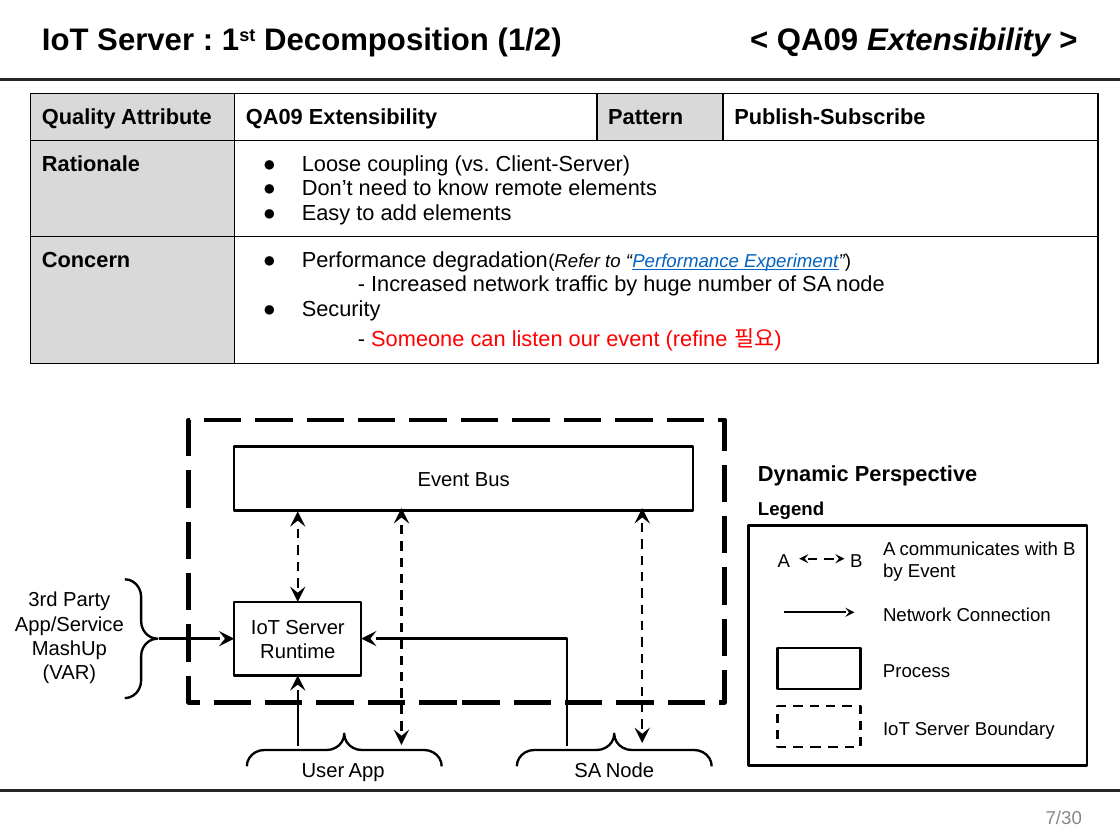
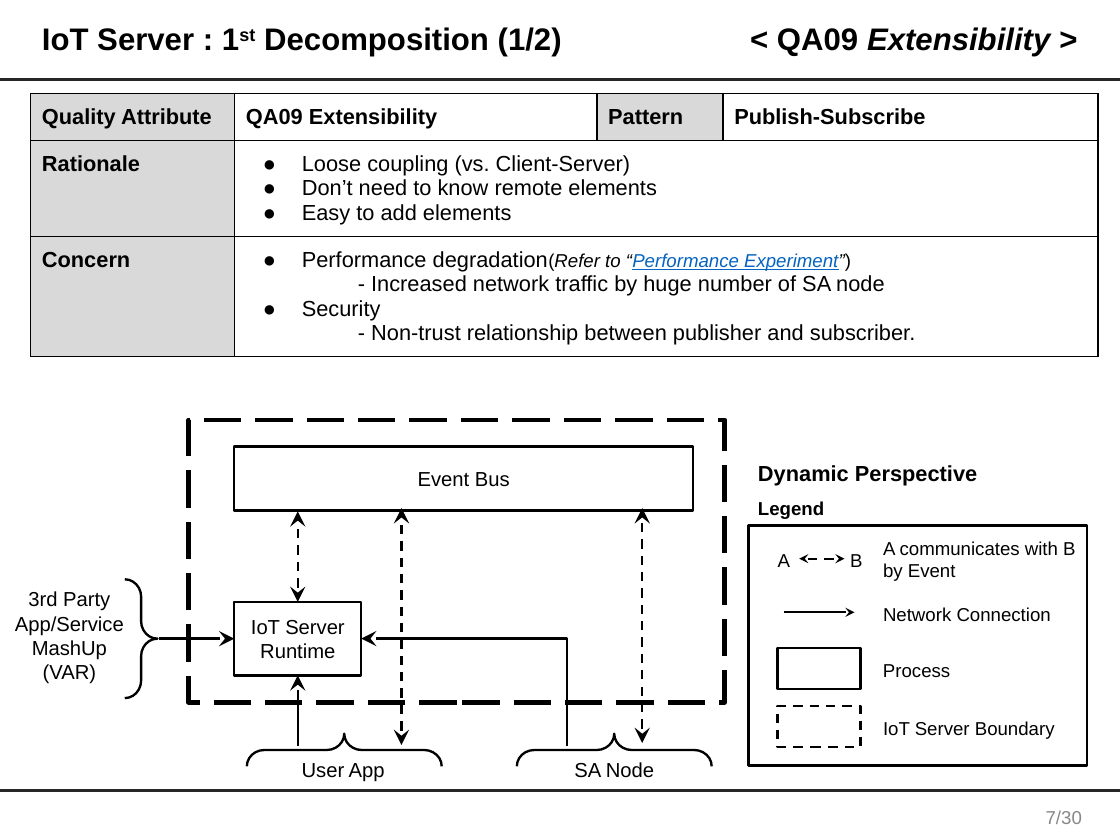
Before and after one commit to junggil/2015_CMU_StudioProject, a slide deck: slide 8 of DOCS/2015-06-24/Team1 Final presentation V0.1.pptx. Drawn at 1120x840 pixels with LibreOffice and Linux fonts; fonts in the diff are those of the drawing. Boxes give left, top, right and bottom in pixels: in the first picture for what was removed or moved away, otherwise in the second. Text is boxed around its words. In the diff, an @@ line names an element or a change of style, - is before the commit and + after.

Commit message:
Refine

```diff
--- a/DOCS/2015-06-24/Team1 Final presentation V0.1.pptx
+++ b/DOCS/2015-06-24/Team1 Final presentation V0.1.pptx
@@ table at (30, 94, 1099, 371) @@
-row 3, column 2: Performance degradation(Refer to “Performance Experiment”) / - Increased network traffic by huge number of SA node / Security / - Someone can listen our event (refine 필요)
+row 3, column 2: Performance degradation(Refer to “Performance Experiment”) / - Increased network traffic by huge number of SA node / Security / - Non-trust relationship between publisher and subscriber.
```
Also in this commit, not shown: 3 other slides changed, 2 slides added, 2 slides removed.
